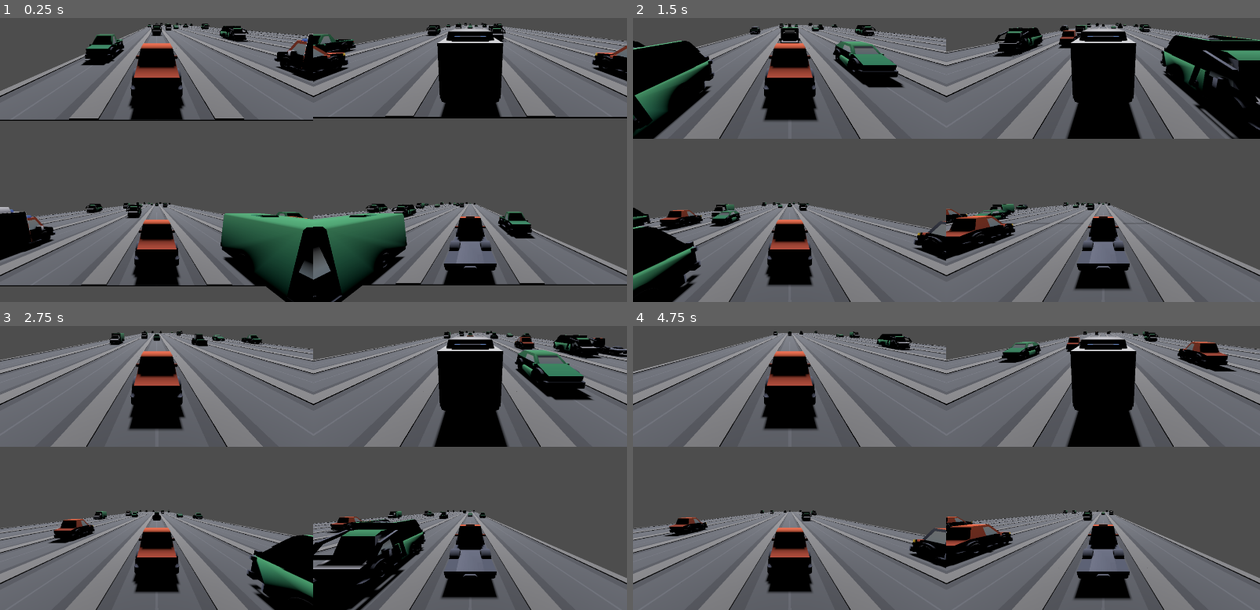
Above: before the commit, frames 1-4 (two rows, left to right).
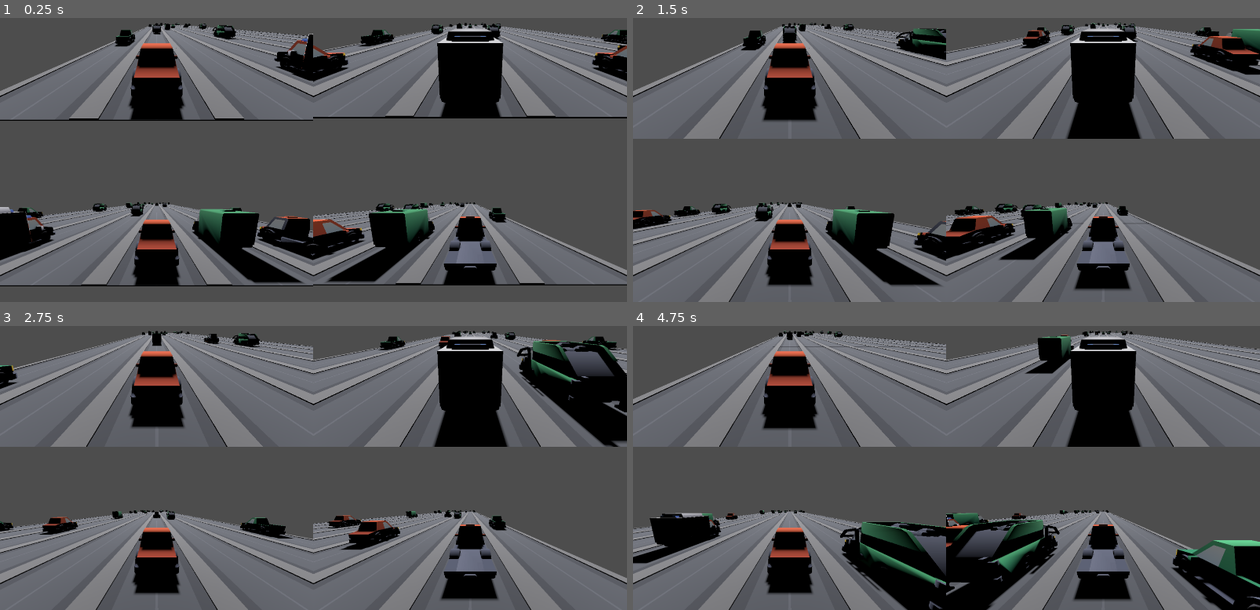
Above: after the commit, the same moments.

Repository: ethanbaedke/Race-Down-Roosevelt
Game: Godot game, scene res://race/race.tscn
Two runs of this game, one before a commit and one after it. Both use one fixed random seed, a clock stepped at 60 frames per second and the inputs below.
Inputs:
- Up to frame 1 (0.25 s): no input
- Up to frame 2 (1.5 s): tap Enter at 0.5 s; hold D 0.53-1.28 s; tap C at 0.6 s; hold A from 1.28 s (still down); tap X at 1.35 s
- Up to frame 3 (2.75 s): release A at 2.03 s; hold D from 2.03 s (still down); tap C at 2.1 s
- Up to frame 4 (4.75 s): tap X at 2.85, 4.35 s; release D at 3.53 s; hold A from 3.53 s (still down); tap C at 3.6 s

The runs differ from the first frame. In frame 1, 10% of the frame differs, in the area x 2-100%, y 1-100%; in frame 2, 18%, in the area x 0-100%, y 1-100%; in frame 3, 13%; in frame 4, 15%.

Commit message:
Changed traffic to drive the same direction as racers

Diff:
--- a/race-down-roosevelt/vehicles/traffic_vehicles/delivery_truck.tscn
+++ b/race-down-roosevelt/vehicles/traffic_vehicles/delivery_truck.tscn
@@ -11,10 +11,9 @@
 speed = 7
 
 [node name="DeliveryTruckModel" parent="." unique_id=1670465579 instance=ExtResource("1_v557o")]
-transform = Transform3D(-1, 0, -8.742278e-08, 0, 1, 0, 8.742278e-08, 0, -1, 0, 0, 0)
 
 [node name="Area3D" type="Area3D" parent="." unique_id=498804773]
-transform = Transform3D(1, 0, 0, 0, 1, 0, 0, 0, 1, 0, 0.7, 0.025)
+transform = Transform3D(1, 0, 0, 0, 1, 0, 0, 0, 1, 0, 0.7, -0.025)
 
 [node name="CollisionShape3D" type="CollisionShape3D" parent="Area3D" unique_id=104375251]
 shape = SubResource("BoxShape3D_01gl6")
--- a/race-down-roosevelt/vehicles/traffic_vehicles/garbage_truck.tscn
+++ b/race-down-roosevelt/vehicles/traffic_vehicles/garbage_truck.tscn
@@ -11,10 +11,9 @@
 speed = 4
 
 [node name="GarbageTruckModel" parent="." unique_id=737302542 instance=ExtResource("1_xca71")]
-transform = Transform3D(-1, 0, -8.742278e-08, 0, 1, 0, 8.742278e-08, 0, -1, 0, 0, 0)
 
 [node name="Area3D" type="Area3D" parent="." unique_id=1307706381]
-transform = Transform3D(1, 0, 0, 0, 1, 0, 0, 0, 1, 0, 0.7, -0.025)
+transform = Transform3D(1, 0, 0, 0, 1, 0, 0, 0, 1, 0, 0.7, 0.025)
 
 [node name="CollisionShape3D" type="CollisionShape3D" parent="Area3D" unique_id=1662255117]
 shape = SubResource("BoxShape3D_2lu8d")
--- a/race-down-roosevelt/vehicles/traffic_vehicles/hatchback.tscn
+++ b/race-down-roosevelt/vehicles/traffic_vehicles/hatchback.tscn
@@ -11,10 +11,9 @@
 speed = 16
 
 [node name="HatchbackModel" parent="." unique_id=1056378223 instance=ExtResource("1_k17uf")]
-transform = Transform3D(-1, 0, -8.742278e-08, 0, 1, 0, 8.742278e-08, 0, -1, 0, 0, 0)
 
 [node name="Area3D" type="Area3D" parent="." unique_id=614134442]
-transform = Transform3D(1, 0, 0, 0, 1, 0, 0, 0, 1, 0, 0.7, 0.025)
+transform = Transform3D(1, 0, 0, 0, 1, 0, 0, 0, 1, 0, 0.7, -0.025)
 
 [node name="CollisionShape3D" type="CollisionShape3D" parent="Area3D" unique_id=1510694453]
 shape = SubResource("BoxShape3D_k17uf")
--- a/race-down-roosevelt/vehicles/traffic_vehicles/pickup_truck.tscn
+++ b/race-down-roosevelt/vehicles/traffic_vehicles/pickup_truck.tscn
@@ -11,10 +11,9 @@
 speed = 10
 
 [node name="PickupTruckModel" parent="." unique_id=1601011641 instance=ExtResource("1_oschr")]
-transform = Transform3D(-1, 0, -8.742278e-08, 0, 1, 0, 8.742278e-08, 0, -1, 0, 0, 0)
 
 [node name="Area3D" type="Area3D" parent="." unique_id=621999624]
-transform = Transform3D(1, 0, 0, 0, 1, 0, 0, 0, 1, 0, 0.7, 0.025)
+transform = Transform3D(1, 0, 0, 0, 1, 0, 0, 0, 1, 0, 0.7, -0.025)
 
 [node name="CollisionShape3D" type="CollisionShape3D" parent="Area3D" unique_id=748723268]
 shape = SubResource("BoxShape3D_oschr")
--- a/race-down-roosevelt/vehicles/traffic_vehicles/suv.tscn
+++ b/race-down-roosevelt/vehicles/traffic_vehicles/suv.tscn
@@ -11,7 +11,6 @@
 speed = 13
 
 [node name="SuvModel" parent="." unique_id=1204516061 instance=ExtResource("1_b56m0")]
-transform = Transform3D(-1, 0, -8.742278e-08, 0, 1, 0, 8.742278e-08, 0, -1, 0, 0, 0)
 
 [node name="Area3D" type="Area3D" parent="." unique_id=1048657341]
 transform = Transform3D(1, 0, 0, 0, 1, 0, 0, 0, 1, 0, 0.7, 0)
--- a/race-down-roosevelt/vehicles/traffic_vehicles/tractor.tscn
+++ b/race-down-roosevelt/vehicles/traffic_vehicles/tractor.tscn
@@ -10,10 +10,9 @@
 script = ExtResource("1_dlk8n")
 
 [node name="TractorModel" parent="." unique_id=171008216 instance=ExtResource("1_6830s")]
-transform = Transform3D(-1, 0, -8.742278e-08, 0, 1, 0, 8.742278e-08, 0, -1, 0, 0, 0)
 
 [node name="Area3D" type="Area3D" parent="." unique_id=762813446]
-transform = Transform3D(1, 0, 0, 0, 1, 0, 0, 0, 1, 0, 0.7, 0.08)
+transform = Transform3D(1, 0, 0, 0, 1, 0, 0, 0, 1, 0, 0.7, -0.08)
 
 [node name="CollisionShape3D" type="CollisionShape3D" parent="Area3D" unique_id=1881022167]
 shape = SubResource("BoxShape3D_6830s")
--- a/race-down-roosevelt/vehicles/traffic_vehicles/traffic_vehicle.gd
+++ b/race-down-roosevelt/vehicles/traffic_vehicles/traffic_vehicle.gd
@@ -44,4 +44,4 @@
 
 func _process(delta: float) -> void:
 
-	position.z -= speed * delta
+	position.z += speed * delta
